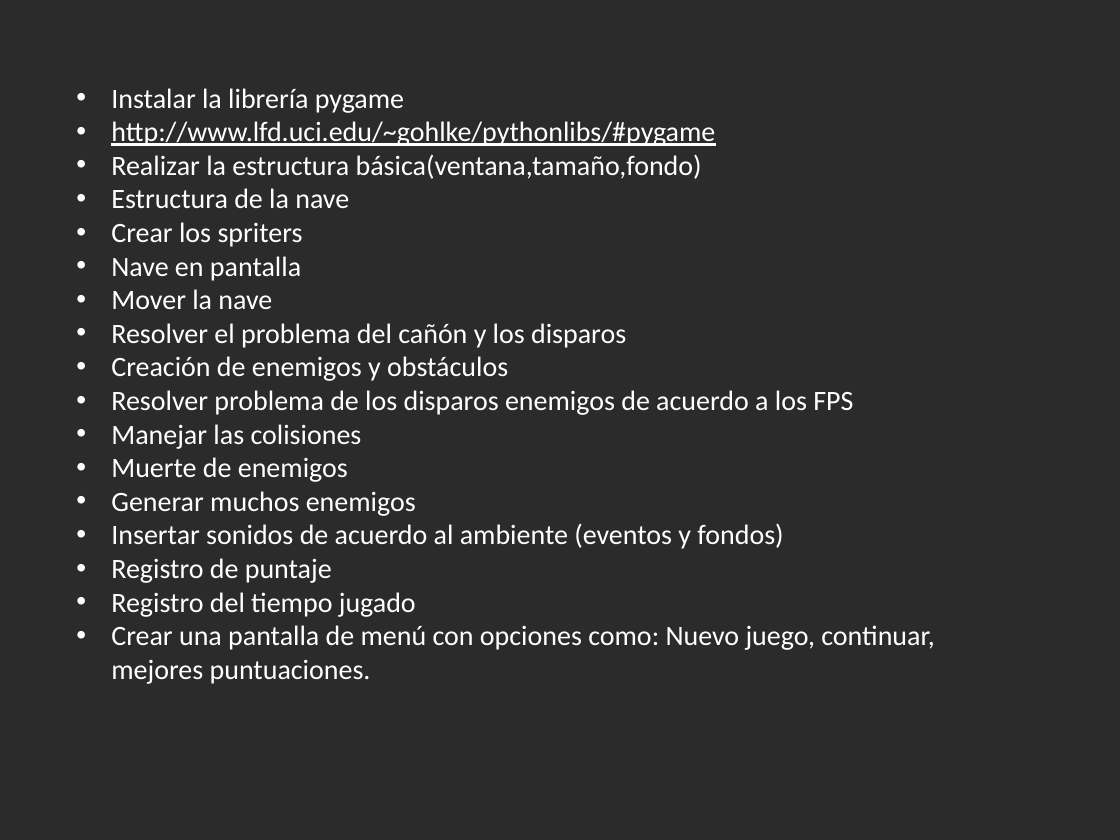
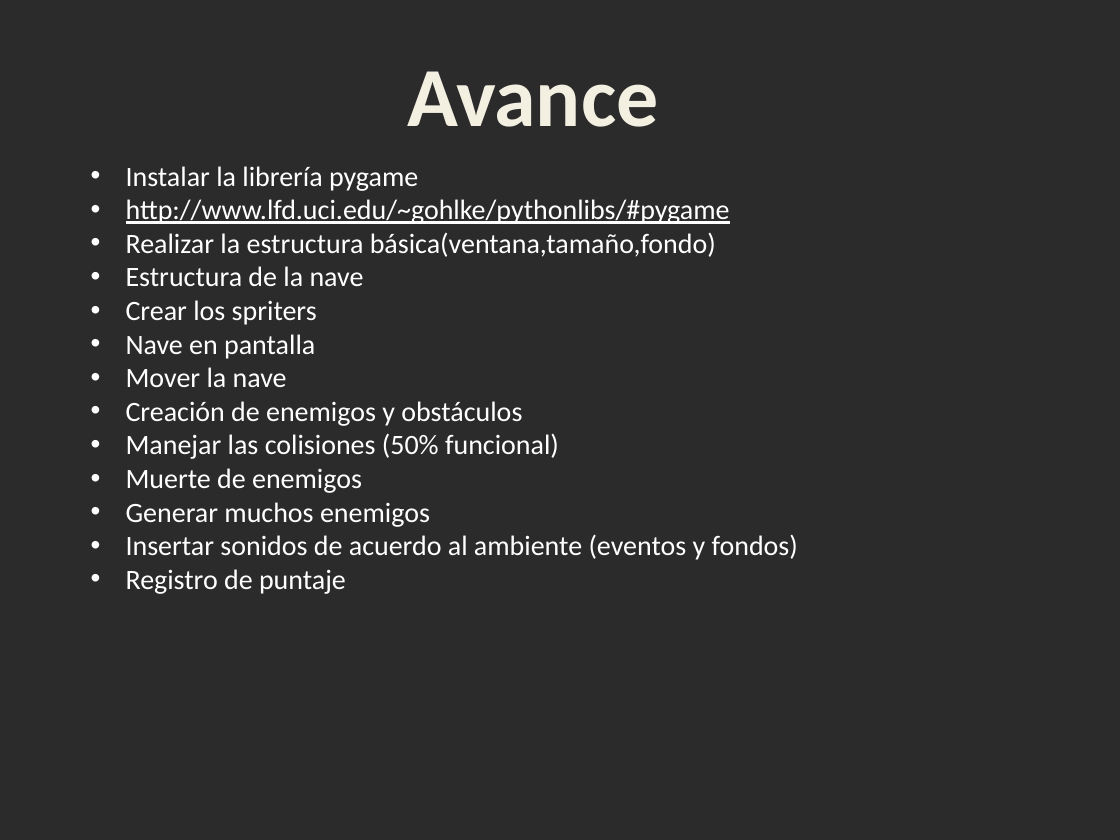
Before and after one commit to marionunezepn/Proyecto_final, a slide deck: slide 3 of Presentacion_avance.pptx. Drawn at 1120x840 pixels with LibreOffice and Linux fonts; fonts in the diff are those of the drawing; background and template pictures are left out; a plain dark background stands for a picture behind light text. Boxes give left, top, right and bottom in pixels: in the first picture for what was removed or moved away, otherwise in the second. Text is boxed around its words. In the diff, an @@ line names an element or a change of style, - is before the commit and + after.

```diff
--- a/Presentacion_avance.pptx
+++ b/Presentacion_avance.pptx
@@ text added at bbox=[407, 71, 658, 127], 54 pt, text #F4F1E3, bold @@
+Avance
@@ text "Instalar la librería pygame": place and size @@
-text "Instalar la librería pygame" at bbox=[111, 88, 935, 684]
+text "Instalar la librería pygame" at bbox=[126, 166, 798, 594]
@@ text at bbox=[111, 323, 626, 348]: paragraph removed @@
-• Resolver el problema del cañón y los disparos
@@ text at bbox=[126, 433, 559, 459]: text changed @@
-• Resolver problema de los disparos enemigos de acuerdo a los FPS
-• Manejar las colisiones
+• Manejar las colisiones (50% funcional)
@@ text at bbox=[111, 592, 935, 684]: paragraphs removed @@
-• Registro del tiempo jugado
-• Crear una pantalla de menú con opciones como: Nuevo juego, continuar, mejores puntuaciones.
```
Also in this commit, not shown: 1 slide added.
